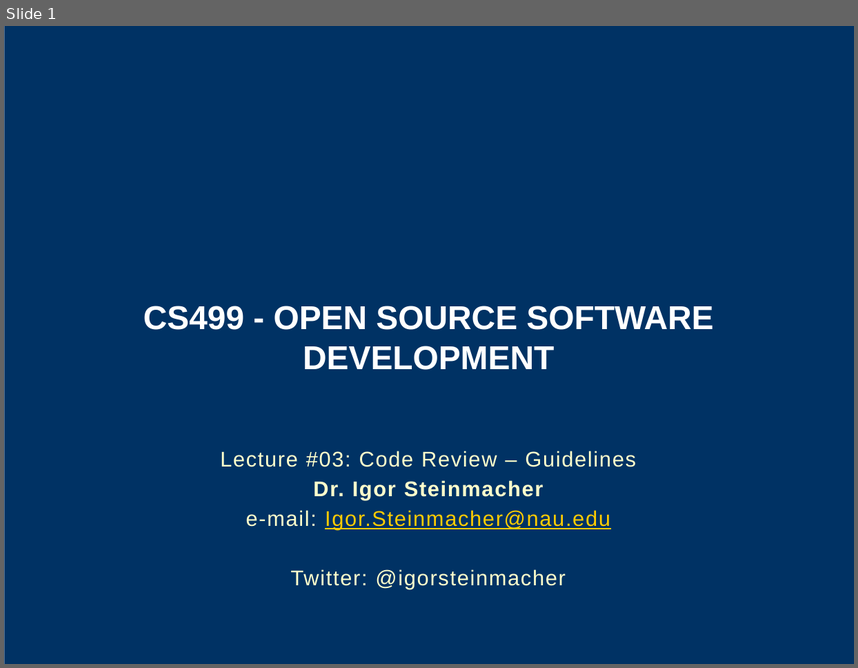
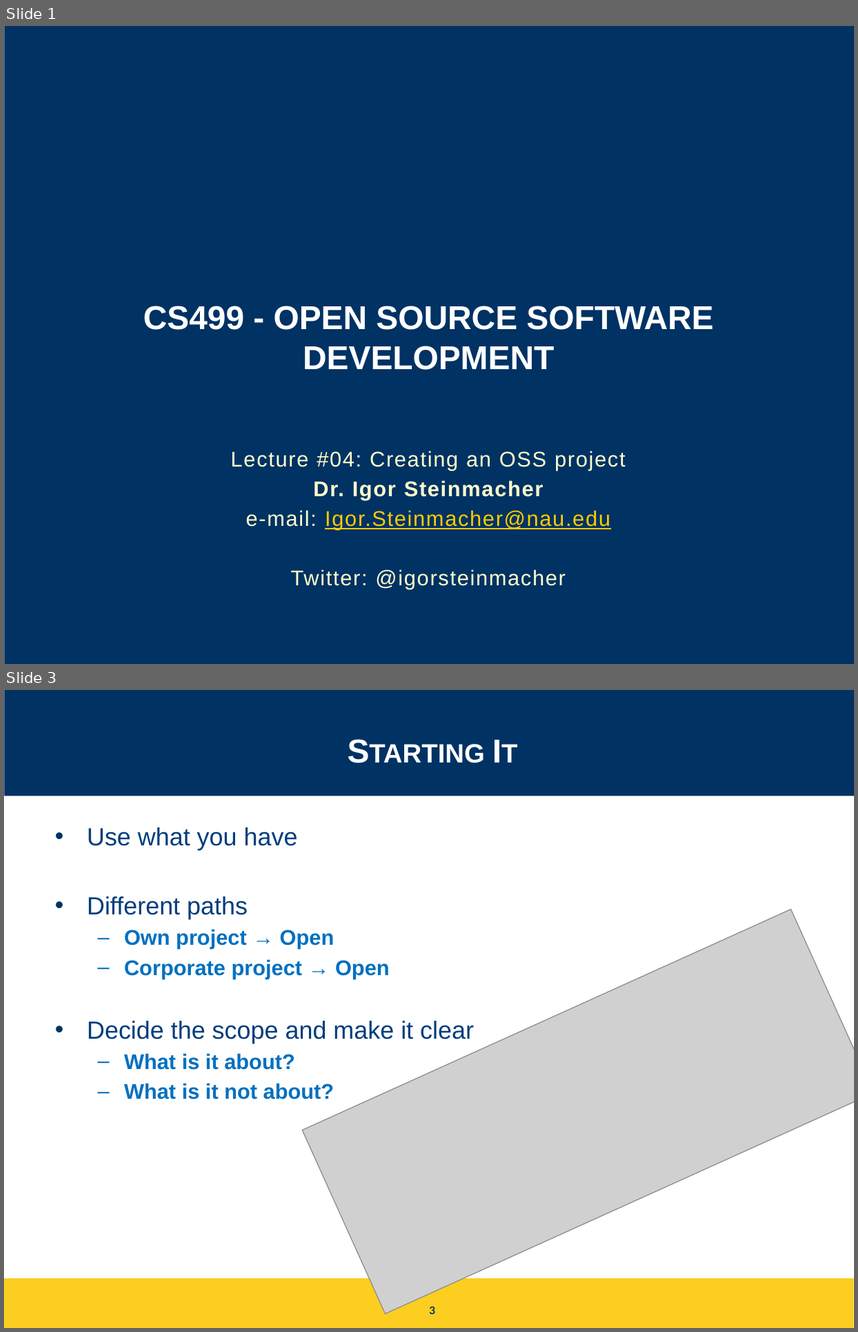
Before and after one commit to igorsteinmacher/SL-UTFPR-2021, a slide deck: notes/Lecture_05.pptx. Shown one above the other, each under a label of ours: slide 1 before the commit, slides 1 and 3 after it; the slides between them are not shown. The pictures are 858x668 and 858x1332 pixels, drawn with LibreOffice and Linux fonts; fonts in the diff are those of the drawing; grey boxes stand for pictures; background and template pictures are left out. Boxes give left, top, right and bottom in pixels: in the first picture for what was removed or moved away, otherwise in the second. Text is boxed around its words. In the diff, an @@ line names an element or a change of style, - is before the commit and + after.

Commit message:
Adding Lecture about creating an OSS proj

```diff
--- a/notes/Lecture_05.pptx
+++ b/notes/Lecture_05.pptx
@@ slide 3 added at <box>4,690,854,1328</box>, background #FFFFFF @@
@@ rectangle added at <box>4,690,854,796</box>, fill #003264 @@
@@ title added at <box>47,704,818,796</box>, 28 pt, text #FFFFFF, bold, small capitals @@
+Starting It
@@ rectangle added at <box>4,797,854,834</box>, fill #FFFFFF @@
@@ text added at <box>87,827,474,1099</box>, 18 pt, text #0070C0, bold @@
+• Use what you have
+• Different paths
+  – Own project → Open
+  – Corporate project → Open
+• Decide the scope and make it clear
+  – What is it about?
+  – What is it not about?
@@ picture added at <box>303,909,854,1313</box> @@
@@ rectangle added at <box>4,1279,854,1328</box>, fill #FBCE20 @@
@@ page number added at <box>429,1305,435,1314</box>, 9 pt, text #003264, bold @@
+3
@@ slide 1 changed as well @@
@@ subtitle at <box>231,450,625,470</box>: text changed @@
-Lecture #03: Code Review – Guidelines
+Lecture #04: Creating an OSS project
```
Also in this commit, not shown: 5 other slides changed, 15 other slides added, 4 slides removed, 1 other file.
